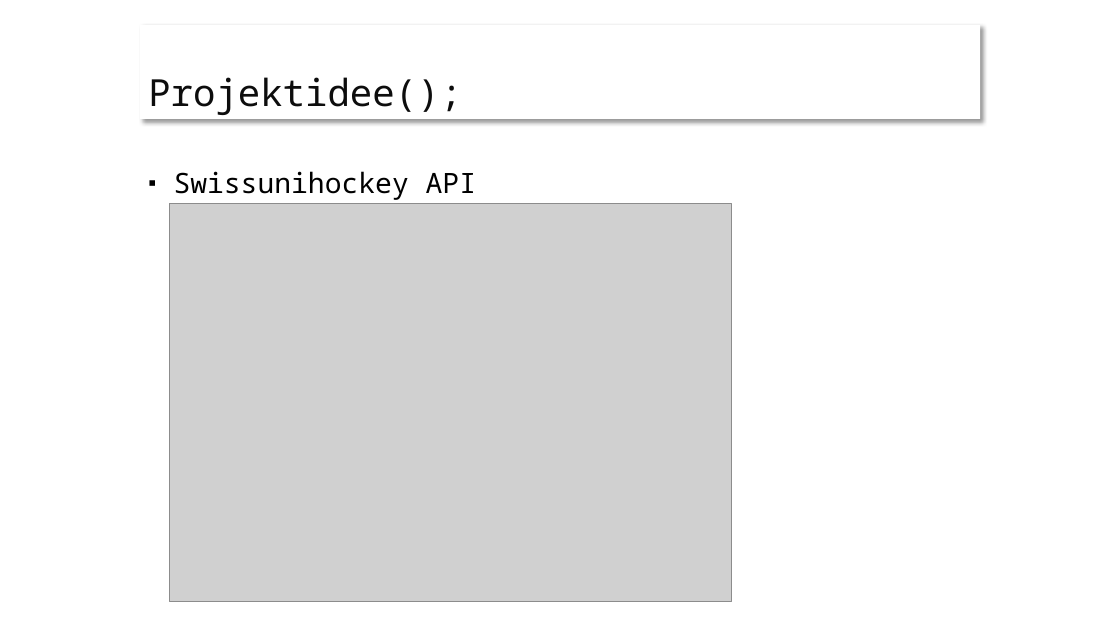
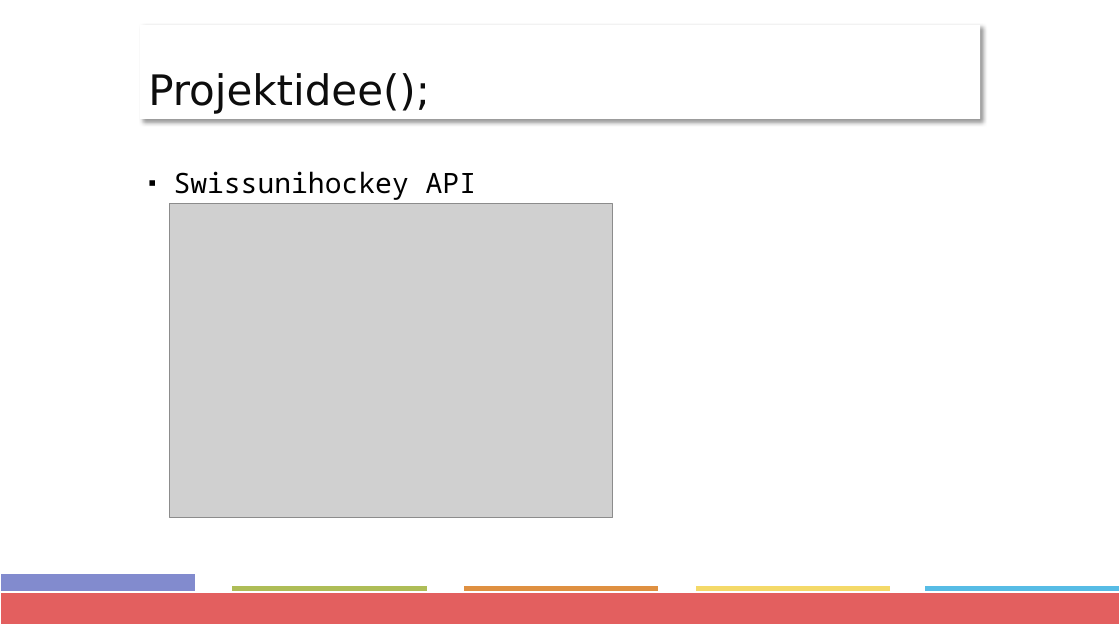
Before and after one commit to ffhsAndroidDenisTobias/androidProject, a slide deck: slide 5 of docs/Präsentation/Project-Presentation.pptx. Drawn at 1120x630 pixels with LibreOffice and Linux fonts; fonts in the diff are those of the drawing; grey boxes stand for pictures. Boxes give left, top, right and bottom in pixels: in the first picture for what was removed or moved away, otherwise in the second. Text is boxed around its words. In the diff, an @@ line names an element or a change of style, - is before the commit and + after.

Commit message:
neues Design

```diff
--- a/docs/Präsentation/Project-Presentation.pptx
+++ b/docs/Präsentation/Project-Presentation.pptx
@@ title "Projektidee();" at (139, 25, 980, 119): size 32 to 36 pt, font Noto Sans Mono to DejaVu Sans @@
@@ picture: place and size @@
-picture at (170, 204, 732, 602)
+picture at (170, 204, 613, 518)
@@ rectangle added at (0, 573, 196, 618), fill #828BCE, outline #FFFFFF 1.5 pt @@
@@ rectangle added at (0, 592, 1120, 625), fill #E35F5F, outline #FFFFFF 1.5 pt @@
@@ rectangle added at (232, 586, 428, 618), fill #AEBD57, outline #FFFFFF 1.5 pt @@
@@ rectangle added at (463, 586, 659, 618), fill #DF9041, outline #FFFFFF 1.5 pt @@
@@ rectangle added at (695, 586, 891, 618), fill #F4D968, outline #FFFFFF 1.5 pt @@
@@ rectangle added at (924, 586, 1120, 618), fill #57BCE5, outline #FFFFFF 1.5 pt @@
```
Also in this commit, not shown: 12 other slides changed, 4 slides added.
